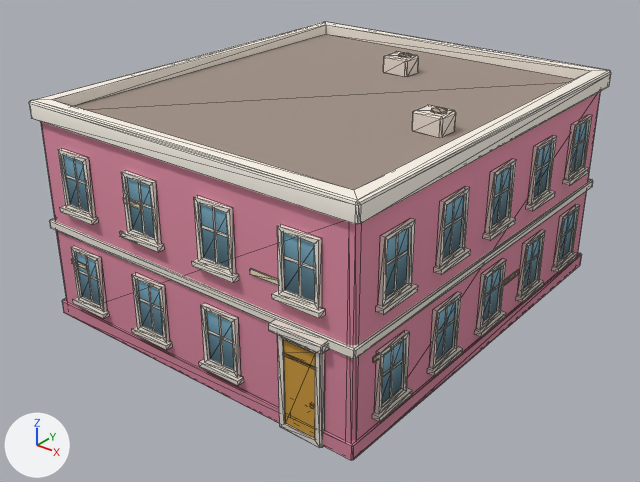
An edit to the glTF model newcity/art/kit/boylston_s17.glb, drawn before and after from the same camera.
Camera for both pictures: a 50 mm camera at (16.81, -21.83, 15.17) aimed at (0.12, -0.97, 2.23). Every picture has the same lights, and +X, +Y and +Z are marked at lower left. The older version comes first. Mesh edges are drawn as thin lines. Vertices at exactly the same position are counted once.

In view in the first picture: 'boylston_s17'.
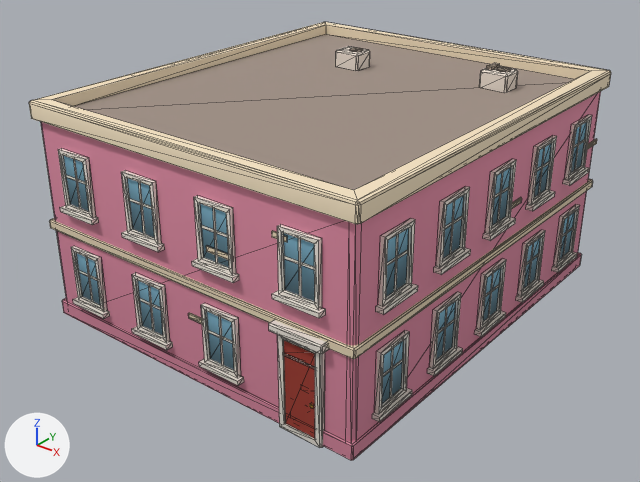
Edits to the bpy script that builds the scene:
```text
Change me_boylston_s17:
    used by ob_boylston_s17; location = (0.0, 0.0, 0.0)
    remove me_boylston_s17.from_pydata(...)  # 1256 vertices, 1700 faces; spans x -6.24..6.24, y -7.3..7.16, z -0.02..7.61
    add me_boylston_s17.from_pydata(...)  # 1264 vertices, 1710 faces; spans x -6.24..6.24, y -7.3..7.16, z -0.02..7.69
    me_boylston_s17 part 1: the loose piece of 16 vertices spanning x -2.6..-1.85, y -7.04..-7.0, z 3.86..4.03 is scaled about its middle by (1.34, 1, 1), then moved by (3.77, 0.0, 0.65)
    me_boylston_s17 part 2: the loose piece of 16 vertices spanning x -5.21..-4.46, y -7.04..-7.0, z 2.12..2.29 is scaled about its middle by (0.66, 1, 1), then moved by (8.51, 0.0, 3.52)
    me_boylston_s17 part 3: the loose piece of 16 vertices spanning x 6.0..6.04, y -6.18..-5.43, z 2.56..2.73 is scaled about its middle by (1, 1.34, 1), then moved by (0.0, 12.31, 2.22)
    me_boylston_s17 part 4: the loose piece of 16 vertices spanning x -0.08..0.4, y 3.42..3.9, z 7.57..7.61 is moved by (3.56, 0.44, 0.0)
    me_boylston_s17 part 5: the loose piece of 20 vertices spanning x 3.75..4.75, y -1.37..-0.57, z 6.97..7.57 is moved by (-0.69, 5.07, 0.0)
    me_boylston_s17 part 6: the loose piece of 16 vertices spanning x 4.16..4.64, y -1.21..-0.73, z 7.57..7.61 is moved by (-6.01, 4.21, 0.0)
    me_boylston_s17 part 7: 18 vertices moved from x -0.49..6.04, y 0.85..4.0, z 1.79..7.57 to x -2.2..6.04, y 0.71..3.57, z 4.41..7.51; 18 vertices removed from x -0.49..0.51, y 3.26..4.06, z 6.97..7.57; 26 vertices added at x -2.26..3.41, y 2.83..4.35, z 6.97..7.69
    me_boylston_s17 part 8: 32 vertices moved from x -2.26..3.63, y -7.04..-7.0, z 4.32..5.19 to x 0.15..4.81, y -7.04..-7.0, z 1.45..2.26
    me_boylston_s17 part 9: 240 kept faces spanning x -6.16..6.16, y -7.16..7.16, z 0.15..7.35 get new texture (UV) coordinates
    other edits to the shape of me_boylston_s17 do not show in these pictures
```

Boxes (x1, y1, x2, y2) around the edits, measured in the pictures (640 x 482 px; the box of a moved part takes in the faces that stretch with it):
part 1 of me_boylston_s17, moved or reshaped
    before: (119, 231, 135, 243)
    after: (206, 246, 229, 260)
part 2 of me_boylston_s17, moved or reshaped
    before: (71, 259, 86, 270)
    after: (272, 231, 287, 242)
part 3 of me_boylston_s17, moved or reshaped
    before: (373, 351, 389, 363)
    after: (587, 139, 597, 149)
part 4 of me_boylston_s17, moved or reshaped
    before: (398, 53, 412, 58)
    after: (497, 67, 511, 72)
part 5 of me_boylston_s17, moved or reshaped
    before: (412, 105, 456, 138)
    after: (480, 67, 518, 93)
part 6 of me_boylston_s17, moved or reshaped
    before: (431, 108, 448, 114)
    after: (350, 48, 363, 52)
part 7 of me_boylston_s17, moved or reshaped
    before: (383, 52, 519, 285)
    after: (336, 46, 522, 209)
part 8 of me_boylston_s17, moved or reshaped
    before: (123, 197, 278, 286)
    after: (188, 313, 202, 324)
part 9 of me_boylston_s17, surface changed
    both: (29, 22, 611, 438)
